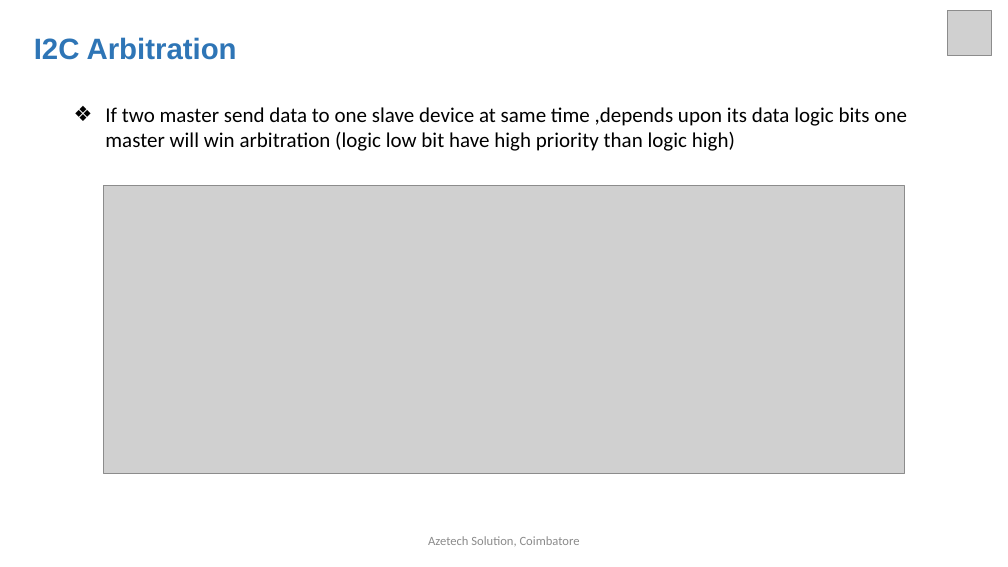
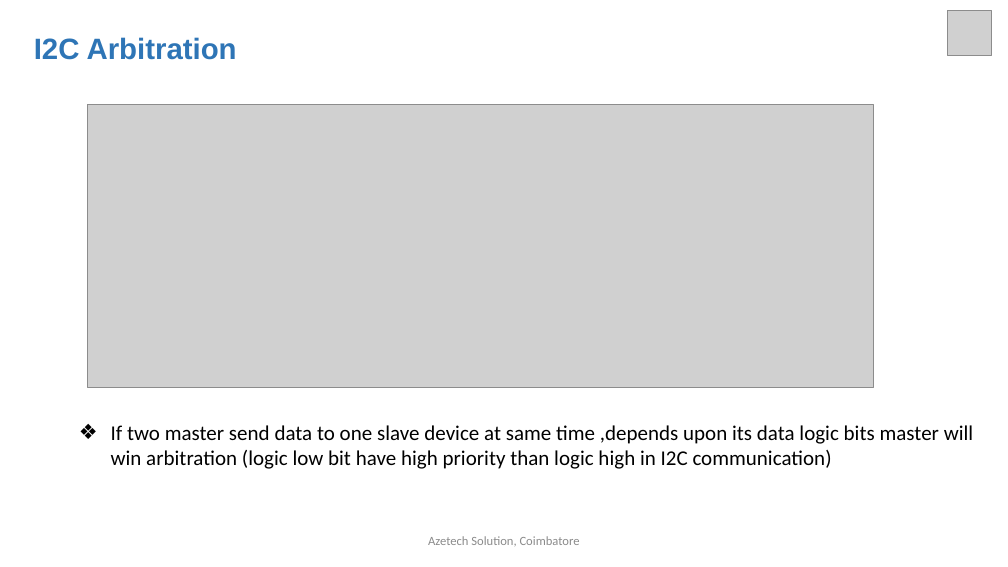
Before and after one commit to arulnelson/AZETECH-CLASS-NOTES, a slide deck: slide 10 of STM32_DOCS/I2C_in_STM32.pptx. Drawn at 1008x567 pixels with LibreOffice and Linux fonts; fonts in the diff are those of the drawing; grey boxes stand for pictures. Boxes give left, top, right and bottom in pixels: in the first picture for what was removed or moved away, otherwise in the second. Text is boxed around its words. In the diff, an @@ line names an element or a change of style, - is before the commit and + after.

```diff
--- a/STM32_DOCS/I2C_in_STM32.pptx
+++ b/STM32_DOCS/I2C_in_STM32.pptx
@@ picture: place and size @@
-picture at bbox=[104, 185, 904, 473]
+picture at bbox=[88, 104, 874, 387]
@@ text at bbox=[111, 425, 973, 469]: text changed @@
-❖ If two master send data to one slave device at same time ,depends upon its data logic bits one master will win arbitration (logic low bit have high priority than logic high)
+❖ If two master send data to one slave device at same time ,depends upon its data logic bits master will win arbitration (logic low bit have high priority than logic high in I2C communication)
```
Also in this commit, not shown: 6 other slides changed, 2 slides added.
